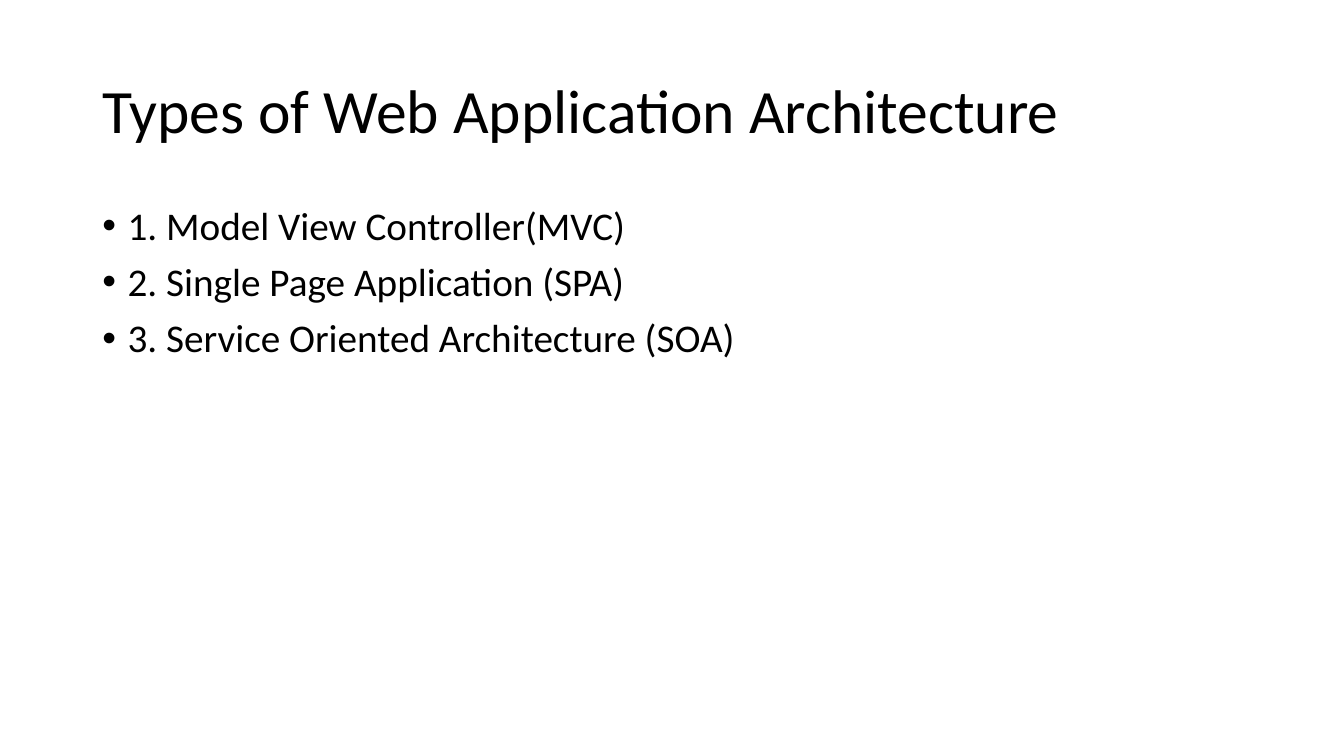
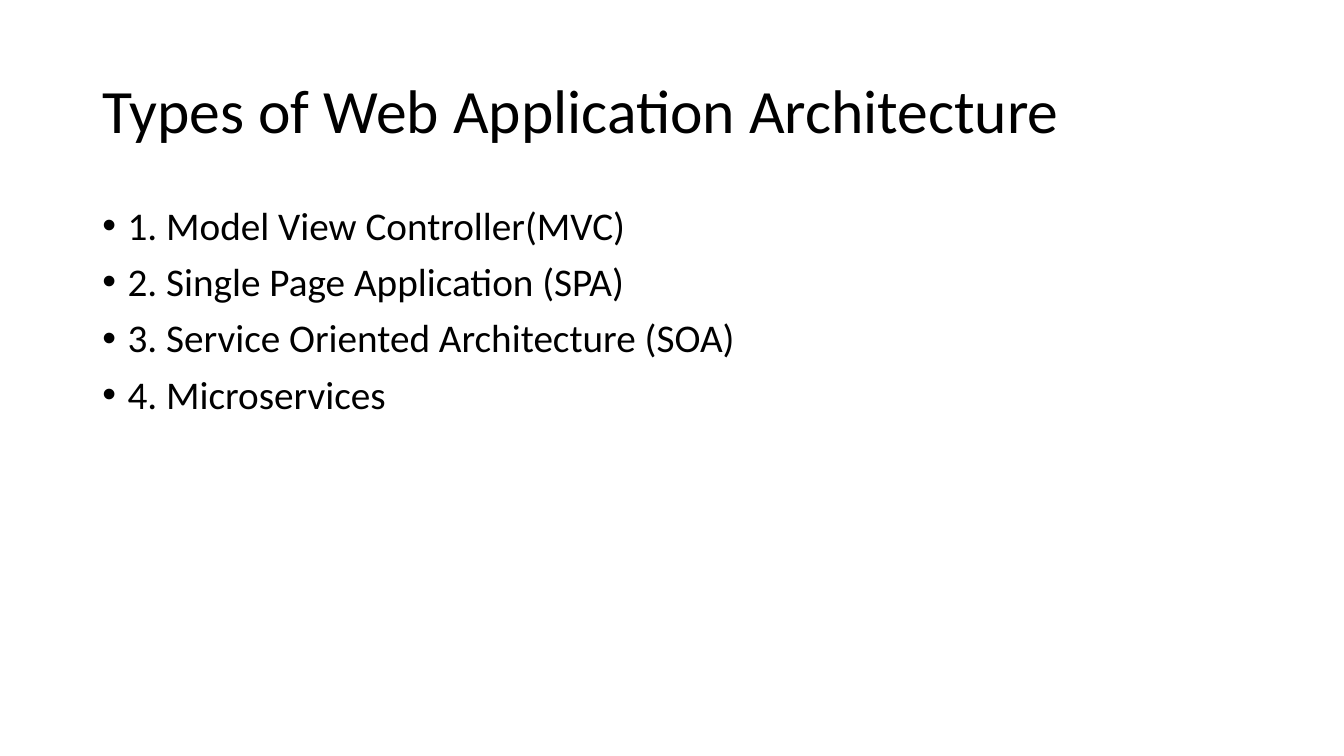
Before and after one commit to raghuprasadks/mean-may-2022, a slide deck: slide 22 of presentation/1-Fullstackwebdevelopment.pptx. Drawn at 1344x756 pixels with LibreOffice and Linux fonts; fonts in the diff are those of the drawing. Boxes give left, top, right and bottom in pixels: in the first picture for what was removed or moved away, otherwise in the second. Text is boxed around its words. In the diff, an @@ line names an element or a change of style, - is before the commit and + after.

```diff
--- a/presentation/1-Fullstackwebdevelopment.pptx
+++ b/presentation/1-Fullstackwebdevelopment.pptx
@@ text at (128,382,385,410): paragraph added @@
+• 4. Microservices
```
Also in this commit, not shown: 3 other files.
